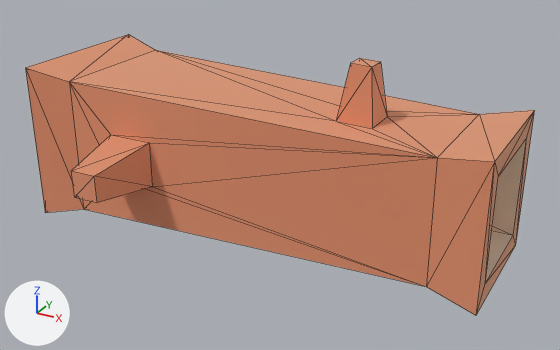
The glTF model apps/client/public/env/kenney-nature-kit/log_large.glb, before and after one commit.
The view is the same before and after, from a camera (50 mm lens) standing at (0.754, -1.324, 0.752) and looking at (0.04, -0.027, 0.103). Arrows for +X, +Y and +Z are at lower left; the lights stay in place. The older version comes first. Mesh edges are drawn as thin lines.

Objects in the first picture: 'log_large'.
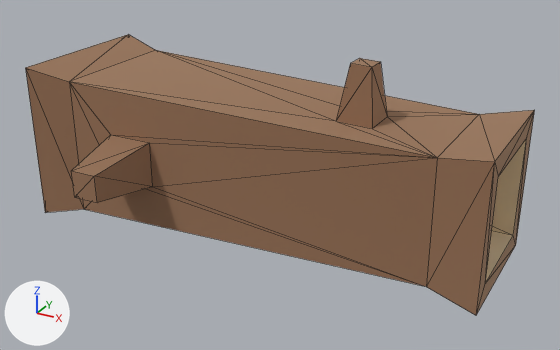
Where the newer file only moved an object's origin or applied its transform, the numbers keep the older frame.

Pixel boxes [x1, y1, x2, y2] of what changed, in the pictures (560 x 350 px):
'log_large', recoloured (darker)
    both: [26, 34, 535, 315]

What the commit changed:
Material 'woodBark' (mat_woodbark) changes colour from beige #f2be9e to beige #c2a185; in linear values from (0.886, 0.514, 0.341) to (0.541, 0.357, 0.235).
